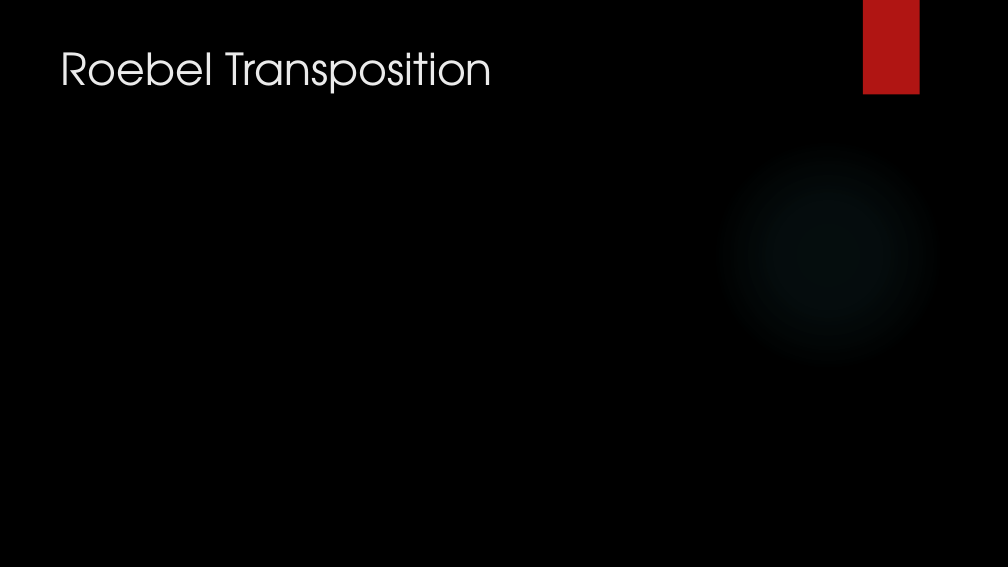
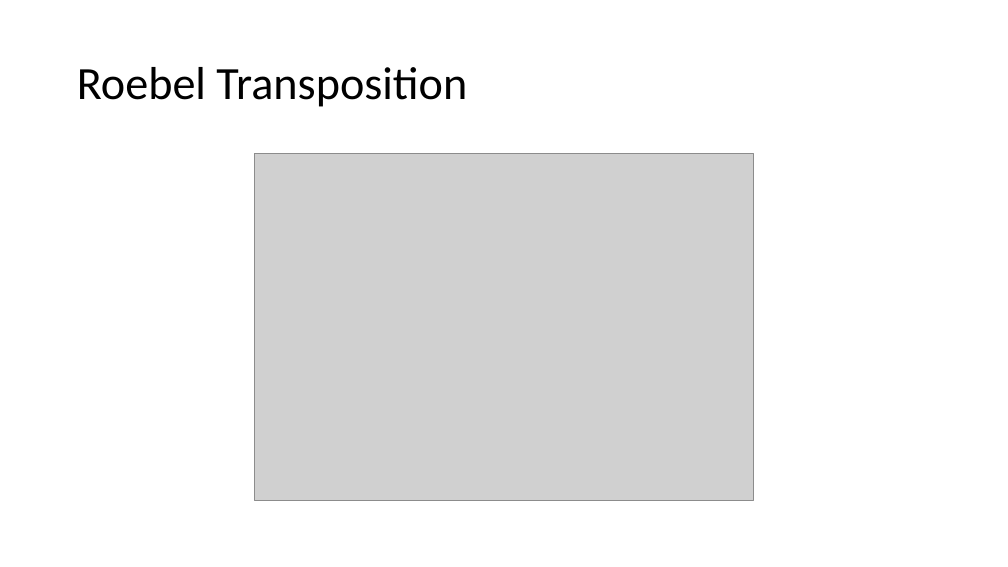
Before and after one commit to sametyakut/Studies, a slide deck: slide 12 of Presentations/Keysani_Sunum_Winding_Design_2023_03_08.pptx (slide 9 before the commit). Drawn at 1008x567 pixels with LibreOffice and Linux fonts; fonts in the diff are those of the drawing; grey boxes stand for pictures; background and template pictures are left out. Boxes give left, top, right and bottom in pixels: in the first picture for what was removed or moved away, otherwise in the second. Text is boxed around its words. In the diff, an @@ line names an element or a change of style, - is before the commit and + after.

```diff
--- a/Presentations/Keysani_Sunum_Winding_Design_2023_03_08.pptx
+++ b/Presentations/Keysani_Sunum_Winding_Design_2023_03_08.pptx
@@ background picture (left out) to #FFFFFF @@
@@ rectangle removed at (x1=863, y1=0, x2=920, y2=95) @@
@@ title "Roebel Transposition" moved from (x1=61, y1=52, x2=493, y2=94) to (x1=77, y1=67, x2=467, y2=107) @@
@@ title "Roebel Transposition" at (x1=77, y1=67, x2=467, y2=107): size 42 to 44 pt, font TeX Gyre Adventor to Calibri, text colour #EBEBEB to #000000; line spacing 1 to 0.9; vertical alignment top to middle @@
@@ ellipse removed at (x1=712, y1=138, x2=944, y2=371) @@
@@ picture added at (x1=255, y1=154, x2=754, y2=501) @@
```
Also in this commit, not shown: 10 other slides changed, 10 slides added, 1 slide removed.
